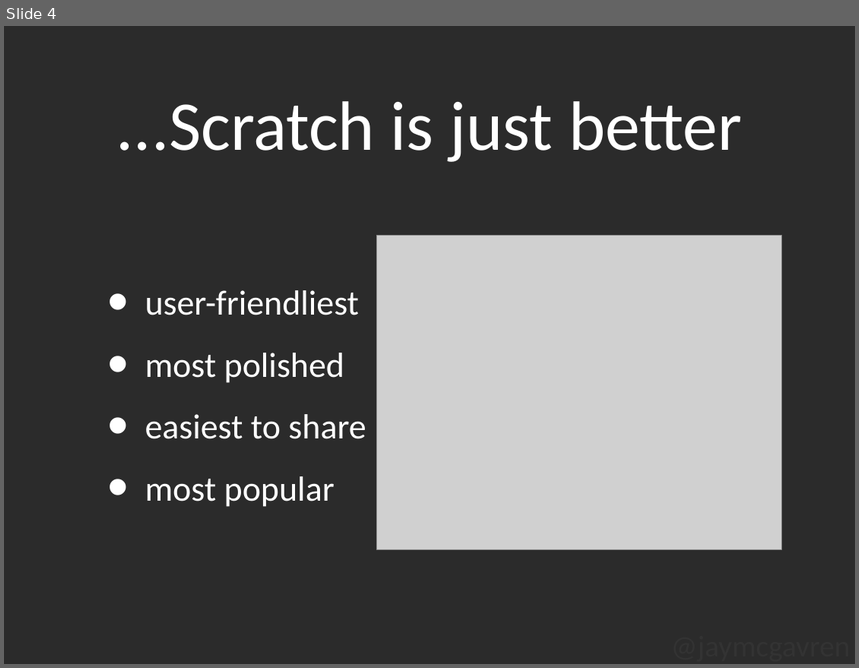
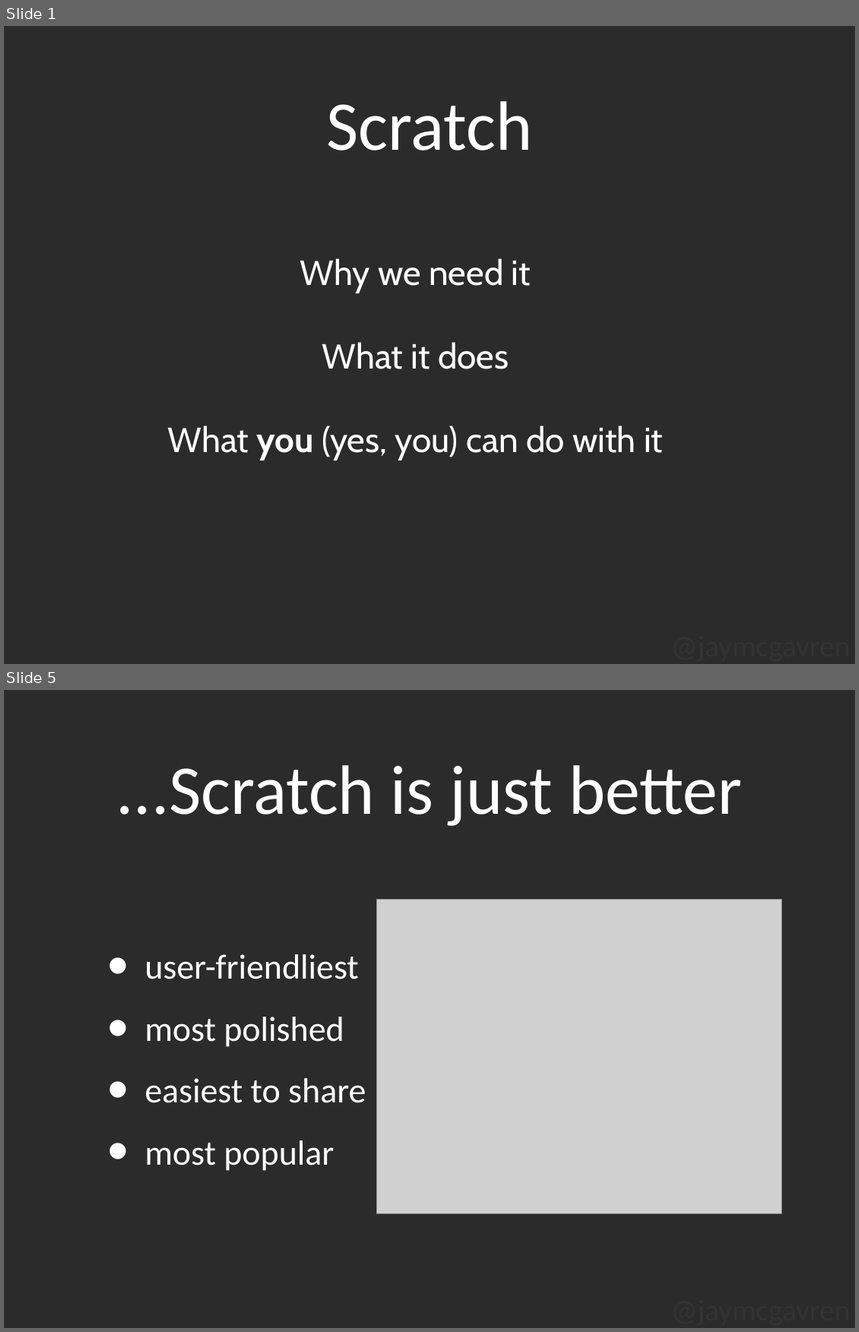
Before and after one commit to jaymcgavren/presentations, a slide deck: ignite_scratch/Ignite_Scratch.ppt. Shown one above the other, each under a label of ours: slide 4 before the commit, slides 1 and 5 after it; the slides between them are not shown. The pictures are 859x668 and 859x1332 pixels, drawn with LibreOffice and Linux fonts; fonts in the diff are those of the drawing; grey boxes stand for pictures; background and template pictures are left out; a plain dark background stands for a picture behind light text. Boxes give left, top, right and bottom in pixels: in the first picture for what was removed or moved away, otherwise in the second. Text is boxed around its words. In the diff, an @@ line names an element or a change of style, - is before the commit and + after.

Commit message:
Streamlined Scratch presentation.

```diff
--- a/ignite_scratch/Ignite_Scratch.ppt
+++ b/ignite_scratch/Ignite_Scratch.ppt
@@ slide 1 added at [4, 26, 855, 664], background picture (left out); not listed: 1 template element that a slide beside it also shows @@
@@ text added at [326, 101, 532, 151], 84 pt, text #FFFFFF @@
+Scratch
@@ text added at [168, 259, 663, 461], 42 pt, text #FFFFFF @@
+Why we need it
+What it does
+What you (yes, you) can do with it
@@ what was slide 4 is now slide 5 @@
```
Also in this commit, not shown: 6 slides changed, 7 other slides added, 8 slides removed.
